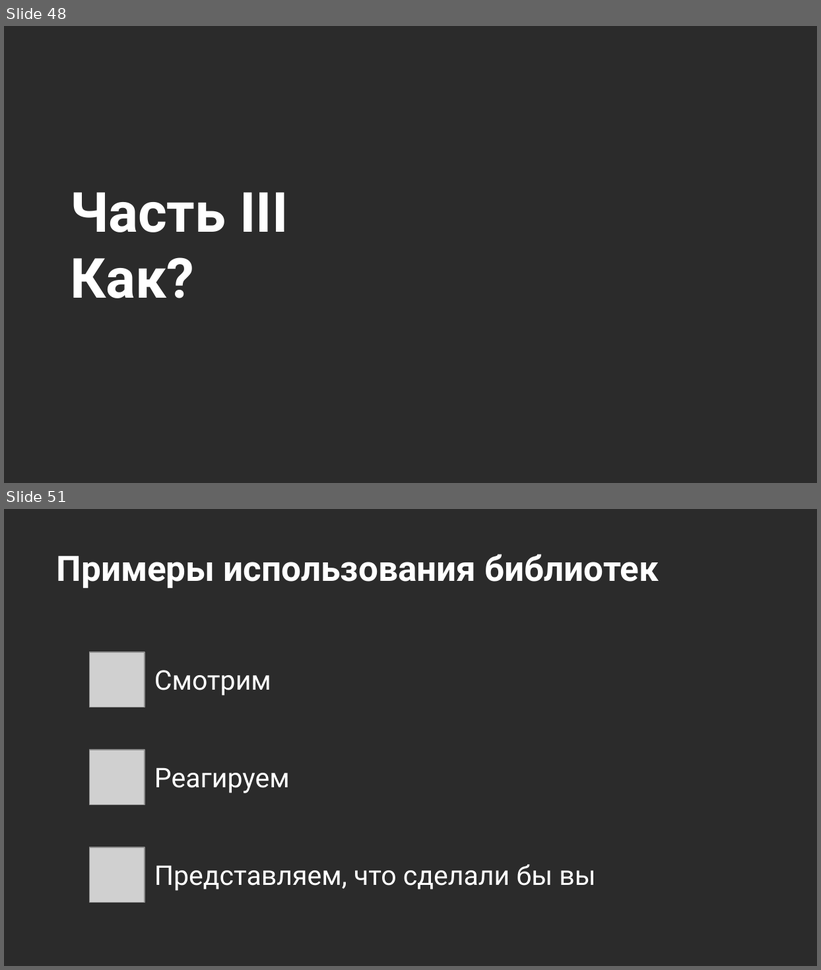
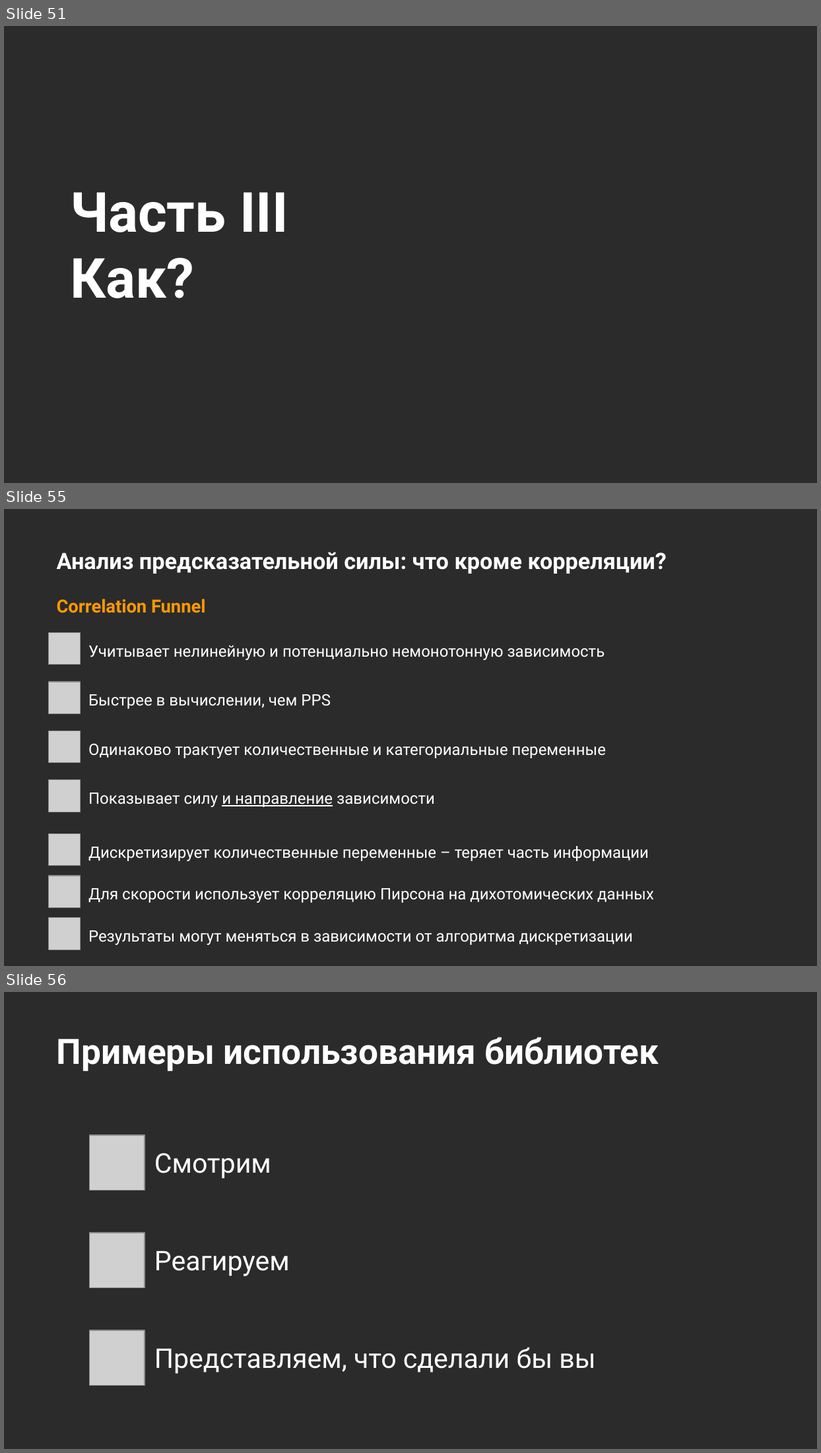
Before and after one commit to Marwolaeth/OTUS_R4DA, a slide deck: teaching/R4DA-EDA4ML.pptx. Shown one above the other, each under a label of ours: slides 48 and 51 before the commit, slides 51, 55 and 56 after it; the slides between them are not shown. The pictures are 821x970 and 821x1453 pixels, drawn with LibreOffice and Linux fonts; fonts in the diff are those of the drawing; grey boxes stand for pictures; background and template pictures are left out; a plain dark background stands for a picture behind light text. Boxes give left, top, right and bottom in pixels: in the first picture for what was removed or moved away, otherwise in the second. Text is boxed around its words. In the diff, an @@ line names an element or a change of style, - is before the commit and + after.

```diff
--- a/teaching/R4DA-EDA4ML.pptx
+++ b/teaching/R4DA-EDA4ML.pptx
@@ slide 55 added at (4,509,817,966), background picture (left out) @@
@@ title added at (57,552,667,574), 20 pt, text #FFFFFF, bold @@
+Анализ предсказательной силы: что кроме корреляции?
@@ text added at (57,599,206,613), 16 pt, text #FF9900, bold @@
+Correlation Funnel
@@ picture added at (49,632,81,664) @@
@@ text added at (88,645,605,660), 14 pt, text #FFFFFF @@
+Учитывает нелинейную и потенциально немонотонную зависимость
@@ picture added at (49,682,81,714) @@
@@ text added at (88,694,330,709), 14 pt, text #FFFFFF @@
+Быстрее в вычислении, чем PPS
@@ picture added at (49,731,81,762) @@
@@ text added at (88,743,606,758), 14 pt, text #FFFFFF @@
+Одинаково трактует количественные и категориальные переменные
@@ picture added at (49,780,81,813) @@
@@ text added at (88,793,435,807), 14 pt, text #FFFFFF @@
+Показывает силу и направление зависимости
@@ picture added at (49,834,81,866) @@
@@ text added at (88,846,649,861), 14 pt, text #FFFFFF @@
+Дискретизирует количественные переменные – теряет часть информации
@@ picture added at (49,876,81,908) @@
@@ text added at (88,889,654,903), 14 pt, text #FFFFFF @@
+Для скорости использует корреляцию Пирсона на дихотомических данных
@@ picture added at (49,918,81,950) @@
@@ text added at (88,931,633,945), 14 pt, text #FFFFFF @@
+Результаты могут меняться в зависимости от алгоритма дискретизации
@@ what was slide 48 is now slide 51 @@
@@ what was slide 51 is now slide 56 @@
```
Also in this commit, not shown: 1 slide changed, 6 other slides added, 4 other files.
